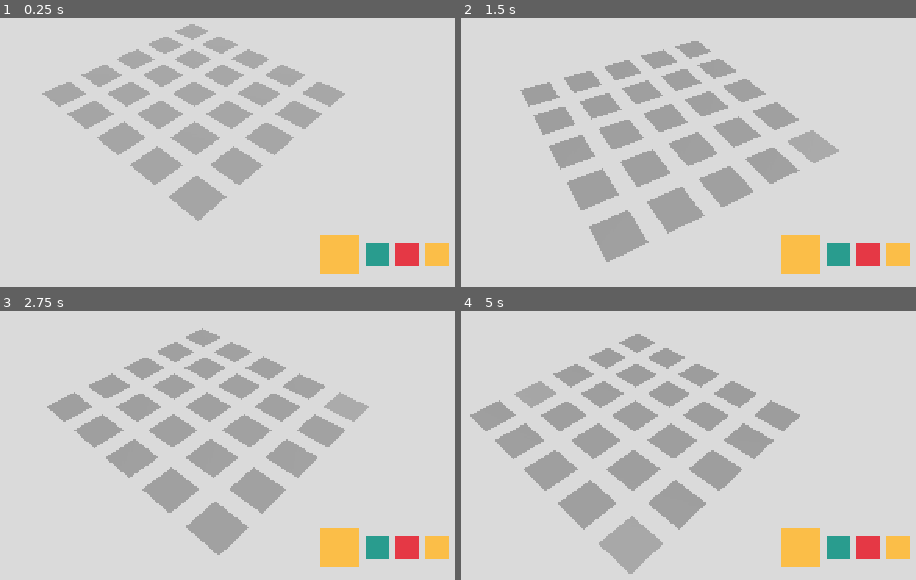
Above: before the commit, frames 1-4 (two rows, left to right).
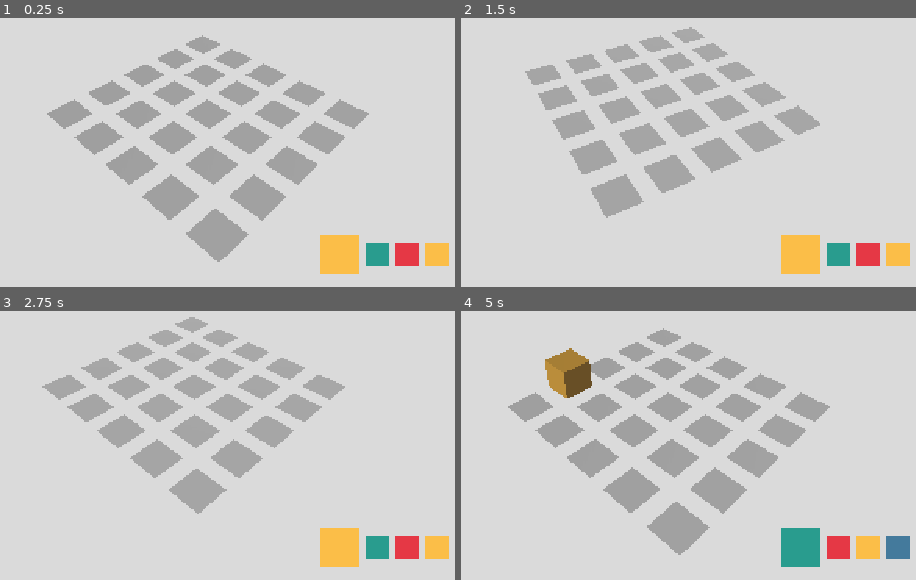
Above: after the commit, the same moments.

Repository: Cam1lo/CombineDefend
Game: Godot game, scene res://Main.tscn
The game is run twice, just before and just after one commit, with the same random seed, the same clock (stepped at 60 frames per second) and the same inputs.
Inputs (mouse positions are in pixels of both pictures, inside the frame that each line leads up to):
- Up to frame 1 (0.25 s): no input
- Up to frame 2 (1.5 s): tap Enter at 0.5 s; move the mouse to (820, 58) at 0.52 s; tap Q (rotate_camera_left) at 0.6 s; click (820, 58) at 0.67 s; move the mouse to (483, 104) at 1.27 s; tap E (rotate_camera_right) at 1.35 s; click (483, 104) at 1.42 s
- Up to frame 3 (2.75 s): move the mouse to (outside the picture) at 2.02 s; tap Q (rotate_camera_left) at 2.1 s; click (outside the picture) at 2.17 s
- Up to frame 4 (5 s): move the mouse to (606, 467) at 2.77 s; tap E (rotate_camera_right) at 2.85, 4.35 s; click (606, 467) at 2.92 s; move the mouse to (884, 445) at 3.52 s; tap Q (rotate_camera_left) at 3.6 s; click (884, 445) at 3.67 s; move the mouse to (outside the picture) at 4.27 s; click (outside the picture) at 4.42 s

The runs differ from the first frame. In frame 1, 22% of the frame differs, in the area x 9-82%, y 2-91%; in frame 2, 22%; in frame 3, 22%; in frame 4, 28%, in the area x 1-99%, y 6-98%.

Commit message:
Unit placed and grown audio implemented

Diff:
--- a/Ground.gd
+++ b/Ground.gd
@@ -20,11 +20,13 @@
 	for tile in tiles:
 		if (tile.pos == pos):
 			tile.grow_new_box(unit)
+			$UnitPlacedAudio.play()
 
 func grow_tile(pos, height):
 	for tile in tiles:
 		if (tile.pos == pos):
 			tile.grow_box(height)
+			$UnitGrownAudio.play()
 
 func remove_from_tile(pos):
 	for tile in tiles:
--- a/Main.tscn
+++ b/Main.tscn
@@ -6,6 +6,8 @@
 [ext_resource path="res://Inventory.gd" type="Script" id=4]
 [ext_resource path="res://Main.gd" type="Script" id=5]
 [ext_resource path="res://Ground.gd" type="Script" id=6]
+[ext_resource path="res://assets/audio/unit_placed.wav" type="AudioStream" id=7]
+[ext_resource path="res://assets/audio/unit_grown.wav" type="AudioStream" id=8]
 
 [sub_resource type="BoxShape" id=1]
 extents = Vector3( 7.22256, 0, 7.06172 )
@@ -231,6 +233,14 @@
 
 [node name="MeshInstance25" parent="Ground" instance=ExtResource( 1 )]
 transform = Transform( 1, 0, 0, 0, 1, 0, 0, 0, 1, -6.49429, 0, 4.49045 )
+
+[node name="UnitPlacedAudio" type="AudioStreamPlayer" parent="Ground"]
+stream = ExtResource( 7 )
+pitch_scale = 1.45
+
+[node name="UnitGrownAudio" type="AudioStreamPlayer" parent="Ground"]
+stream = ExtResource( 8 )
+pitch_scale = 1.2
 
 [node name="MainLight" type="DirectionalLight" parent="."]
 transform = Transform( -0.857978, -0.181479, -0.48056, -0.370013, 0.867258, 0.333098, 0.356319, 0.463604, -0.811238, -16.3404, 16.9209, -18.4069 )
@@ -244,7 +254,7 @@
 light_bake_mode = 0
 
 [node name="CameraPivot" type="Position3D" parent="."]
-transform = Transform( 0.707107, 0.612372, 0.353553, 0, 0.5, -0.866025, -0.707107, 0.612372, 0.353553, -0.501409, 9.53674e-07, -1.40776 )
+transform = Transform( -0.707107, 0.612372, 0.353553, 0, 0.5, -0.866025, -0.707107, -0.612372, -0.353553, -0.501409, 9.53674e-07, -1.40776 )
 script = ExtResource( 2 )
 
 [node name="Camera" type="Camera" parent="CameraPivot"]
--- /dev/null
+++ b/default_bus_layout.tres
@@ -0,0 +1,3 @@
+[gd_resource type="AudioBusLayout" format=2]
+
+[resource]
Not shown: 1 places in Main.tscn that only renumber resources
Not shown, added: assets/audio/unit_grown.wav.import
Not shown, added: assets/audio/unit_placed.wav.import
Not shown, added: assets/audio/unit_grown.wav
Not shown, added: assets/audio/unit_placed.wav
